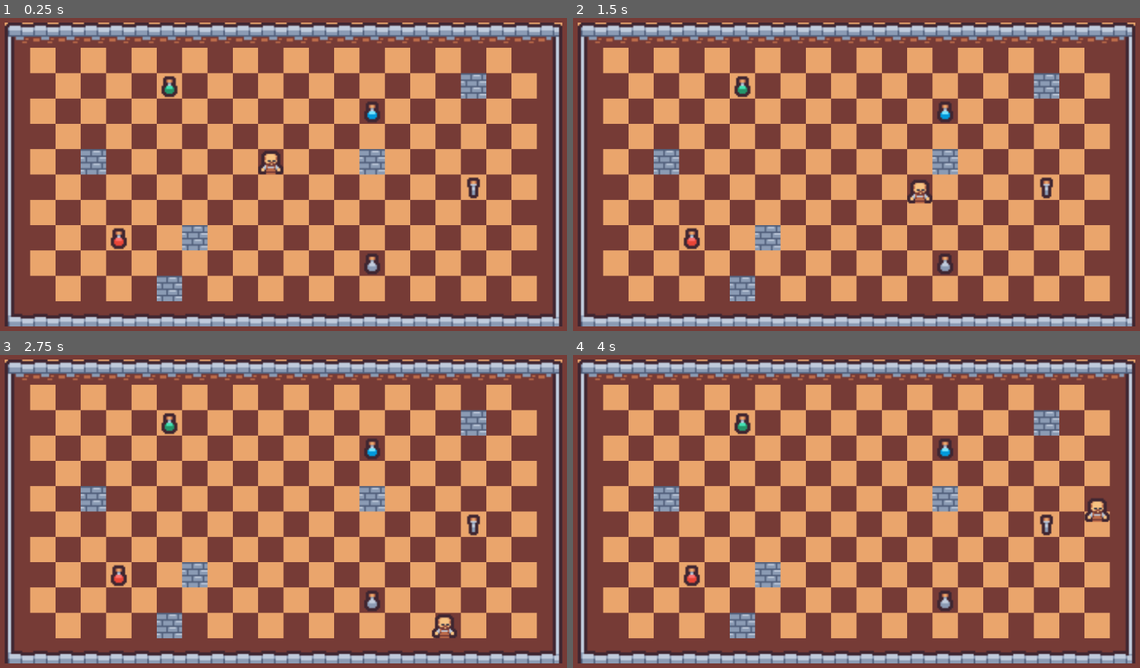
Above: before the commit, frames 1-4 (two rows, left to right).
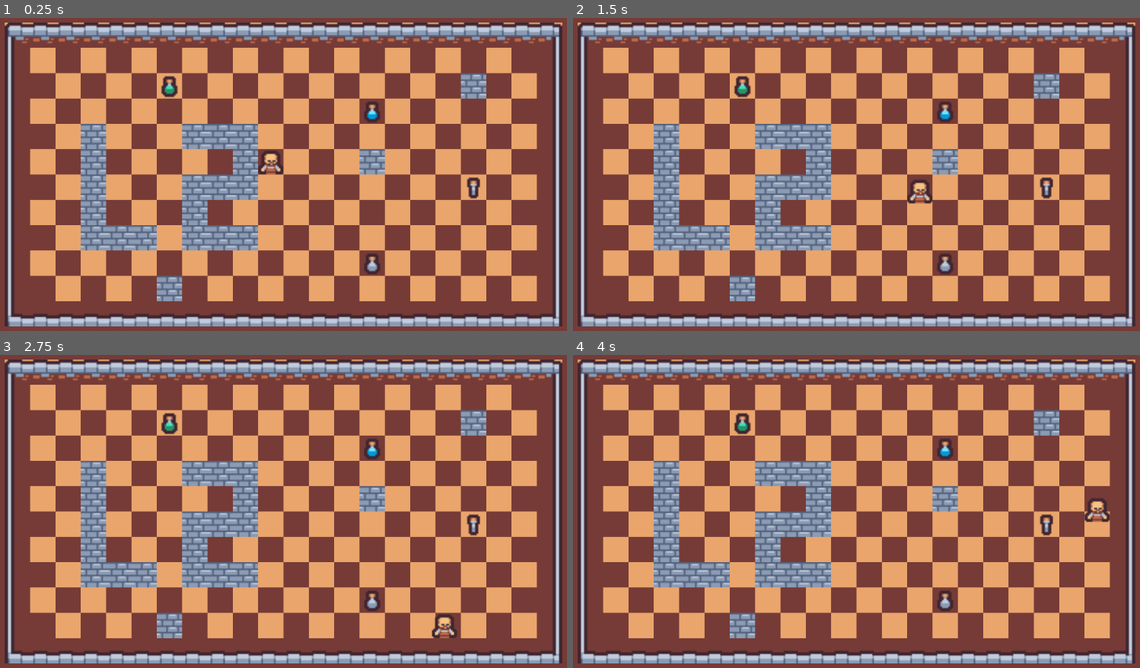
Above: after the commit, the same moments.

Repository: oneseedfruit/ludum-dare-52
Game: Godot game, scene res://game.tscn
Two runs of this game, one before a commit and one after it. Both use one fixed random seed, a clock stepped at 60 frames per second and the inputs below.
Inputs:
- Up to frame 1 (0.25 s): no input
- Up to frame 2 (1.5 s): tap Enter at 0.5 s; hold Right (right) 0.53-1.28 s; hold Down (down) from 1.28 s (still down)
- Up to frame 3 (2.75 s): release Down (down) at 2.03 s; hold Right (right) from 2.03 s (still down)
- Up to frame 4 (4 s): release Right (right) at 2.78 s; hold Up (up) 2.78-3.53 s; hold Left (left) from 3.53 s (still down)

The runs differ from the first frame. In frame 1, 5.8% of the frame differs, in the area x 14-46%, y 33-75%; in frame 2, 5.8%; in frame 3, 5.8%; in frame 4, 5.8%.

Commit message:
- Make CollectibleManager as node under Game node

Diff:
--- a/game.tscn
+++ b/game.tscn
@@ -2,12 +2,10 @@
 
 [ext_resource type="Script" path="res://managers/CollectibleManager.gd" id="1_57ebg"]
 [ext_resource type="PackedScene" uid="uid://dlejoe8cbtuua" path="res://collectible/collectible.tscn" id="2_bx7hp"]
-[ext_resource type="PackedScene" uid="uid://bxmg0e0yl3cgp" path="res://levels/level_1.tscn" id="3_lcdy2"]
 [ext_resource type="PackedScene" uid="uid://q30qn745r6jb" path="res://player/player.tscn" id="4_hmvgr"]
+[ext_resource type="PackedScene" uid="uid://dhgkgl47mbf6w" path="res://levels/level_2.tscn" id="4_i14qt"]
 
 [node name="Game" type="Node2D"]
-script = ExtResource("1_57ebg")
-mCollectiblePackedScene = ExtResource("2_bx7hp")
 
 [node name="Camera2D" type="Camera2D" parent="."]
 current = true
@@ -16,4 +14,8 @@
 [node name="Player" parent="." instance=ExtResource("4_hmvgr")]
 position = Vector2(-8, -8)
 
-[node name="LevelTemplate" parent="." instance=ExtResource("3_lcdy2")]
+[node name="LevelTemplate" parent="." instance=ExtResource("4_i14qt")]
+
+[node name="CollectibleManager" type="Node2D" parent="."]
+script = ExtResource("1_57ebg")
+mCollectiblePackedScene = ExtResource("2_bx7hp")
--- a/managers/CollectibleManager.gd
+++ b/managers/CollectibleManager.gd
@@ -6,7 +6,7 @@
 
 # Called when the node enters the scene tree for the first time.
 func _ready():
-	var tileMap = get_node("LevelTemplate/TileMap")
+	var tileMap = get_parent().get_node("LevelTemplate/TileMap")
 	var usedCells = tileMap.get_used_cells(mTileMapObjectLayer)
 	for cellCoord in usedCells:
 		var tileData = tileMap.get_cell_tile_data(mTileMapObjectLayer, cellCoord)
